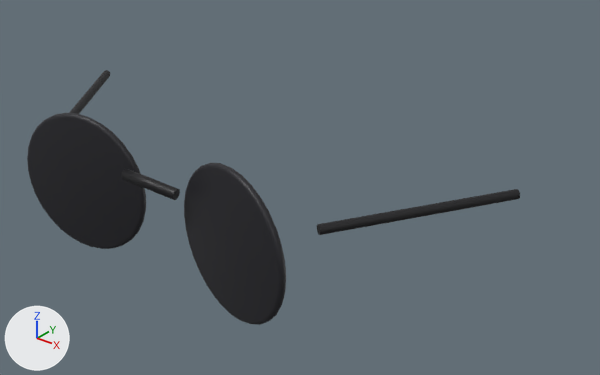
What one commit did to the glTF model apps/backend/src/main/resources/catalog/files/wear-sunglasses.glb.
Before and after are seen from a camera (50 mm lens) standing at (0.638, -0.883, 1.07) and looking at (0.049, -0.148, 0.614). The axes (+X, +Y, +Z) are drawn at lower left. The lights are the same throughout. The first picture is the older version. Vertices at exactly the same position are counted once.

Names of what the first picture shows: 'wear-sunglasses'.
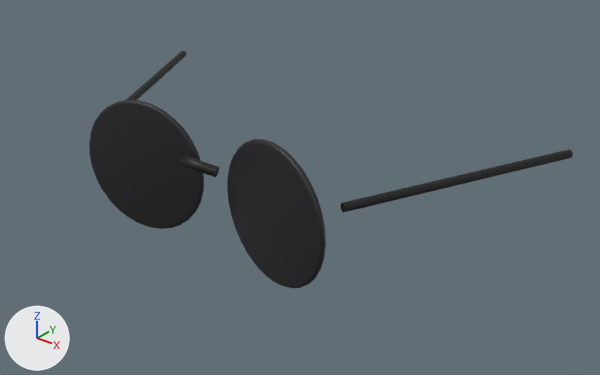
What differs and where, as boxes [x1, y1, x2, y2] in the pictures (600 x 375 px; the box of a moved part takes in the faces that stretch with it):
'wear-sunglasses', reshaped (7% shorter): before [27, 70, 520, 325]; after [89, 51, 573, 288]
part 1 of me_cylinder, moved or reshaped: before [27, 113, 146, 249]; after [89, 100, 204, 229]
part 2 of me_cylinder, moved or reshaped: before [184, 163, 286, 325]; after [227, 139, 326, 288]
part 3 of me_cylinder, moved or reshaped: before [69, 70, 110, 114]; after [126, 51, 186, 100]
part 4 of me_cylinder, moved or reshaped: before [317, 189, 520, 235]; after [340, 149, 573, 213]
part 5 of me_cylinder, moved or reshaped: before [121, 169, 180, 200]; after [178, 155, 219, 177]

What the commit changed:
me_cylinder is used by ob_wear_sunglasses; location (0.0, 0.0, 0.0).
me_cylinder had 894 vertices, 1768 faces and spanned x -0.334..0.33, y -0.366..-0.124, z 0.556..0.73.
me_cylinder now has 894 vertices, 1768 faces and spans x -0.331..0.327, y -0.286..0.022, z 0.554..0.726.
me_cylinder part 1: the loose piece of 192 vertices spanning x -0.206..-0.035, y -0.366..-0.323, z 0.556..0.73 is moved by (0.014, 0.082, -0.003).
me_cylinder part 2: the loose piece of 192 vertices spanning x 0.031..0.202, y -0.365..-0.323, z 0.556..0.73 is moved by (-0.013, 0.082, -0.003).
me_cylinder part 3: the loose piece of 130 vertices spanning x -0.334..-0.203, y -0.315..-0.131, z 0.671..0.687 is multiplied about its middle by the matrix ((1.063, -0.019, -0.008), (-0.362, 1.279, 0.017), (0.0, 0.0, 0.965)), then moved by (0.009, 0.107, -0.004).
me_cylinder part 4: the loose piece of 130 vertices spanning x 0.199..0.33, y -0.315..-0.124, z 0.671..0.687 is multiplied about its middle by the matrix ((1.054, 0.025, 0.008), (0.322, 1.257, 0.015), (0.0, 0.0, 0.965)), then moved by (-0.009, 0.104, -0.004).
me_cylinder part 5: 250 of 894 vertices moved; they spanned x -0.044..0.04, y -0.36..-0.338, z 0.67..0.689 and now span x -0.032..0.028, y -0.286..-0.263, z 0.666..0.685; mean shift (0.0, 0.074, -0.004); largest move (-0.044, -0.349, 0.68) -> (-0.032, -0.274, 0.676).
